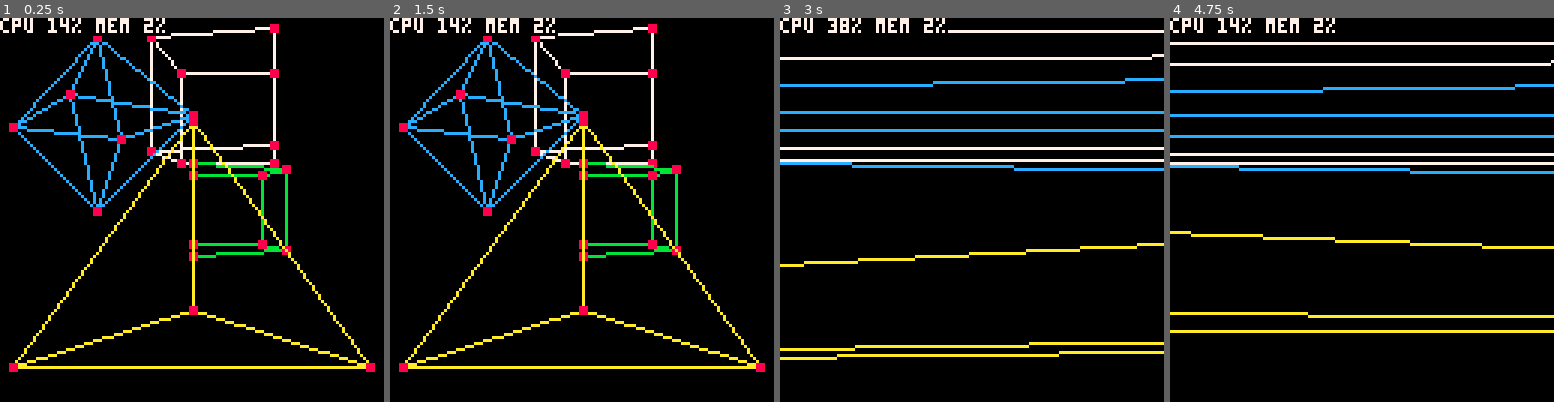
Above: before the commit, frames 1-4 (left to right).
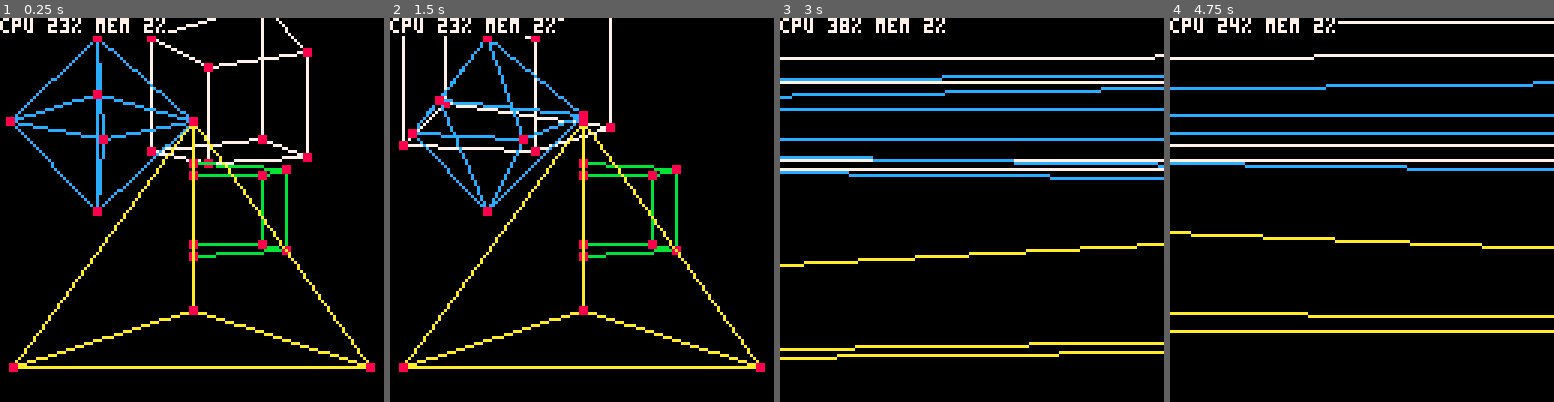
Above: after the commit, the same moments.

Repository: Cuttleshock/PICO-8-recipes
Game: PICO-8 cartridge 3d_no_oo.p8
The game is run twice, just before and just after one commit, with the same random seed, the same clock (stepped at 60 frames per second) and the same inputs.
Inputs:
- Up to frame 1 (0.25 s): no input
- Up to frame 2 (1.5 s): tap X (X key) at 0.33, 1.07 s
- Up to frame 3 (3 s): hold Right 1.6-2.1 s; tap X (X key) at 1.85, 2.97 s; hold Up 2.15-2.42 s; hold Right from 2.47 s (still down)
- Up to frame 4 (4.75 s): release Right at 3.03 s; hold Left 3.08-3.58 s; hold Down 3.63-3.97 s; hold Right 4.02-4.68 s; tap X (X key) at 4.08 s; hold Up from 4.73 s (still down)

The runs differ from the first frame. In frame 1, 6.2% of the frame differs, in the area x 1-82%, y 0-50%; in frame 2, 5.4%; in frame 3, 9.9%; in frame 4, 10%, in the area x 0-100%, y 0-41%.

Commit message:
Proof of effectiveness of calc_vec: rotate a cube and an octahedron

Diff:
--- a/3d_no_oo.p8
+++ b/3d_no_oo.p8
@@ -280,7 +280,11 @@
 
 	-- move shapes
 	models[1].disp[1]+=0.02*sgn(cos(frame*0x1000))
+	models[1].phi+=0.05
 	models[1].fresh=false
+
+	models[3].phi-=0.03
+	models[3].fresh=false
 
 	-- control pov
 	fresh=true
